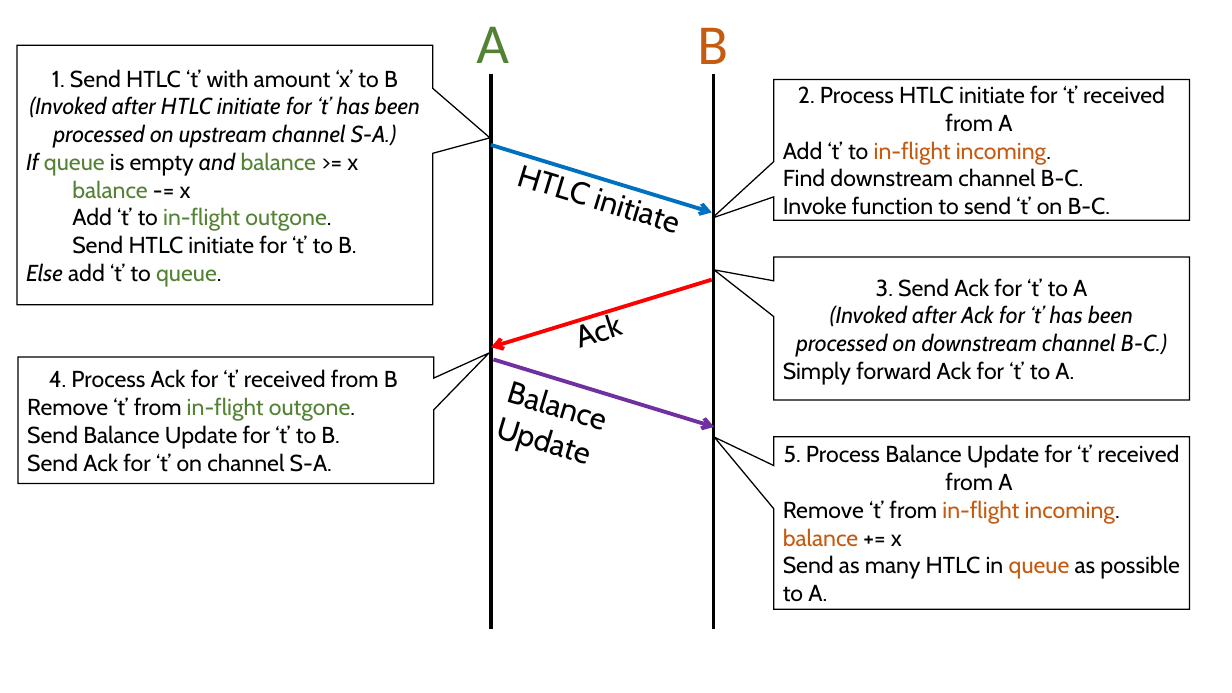
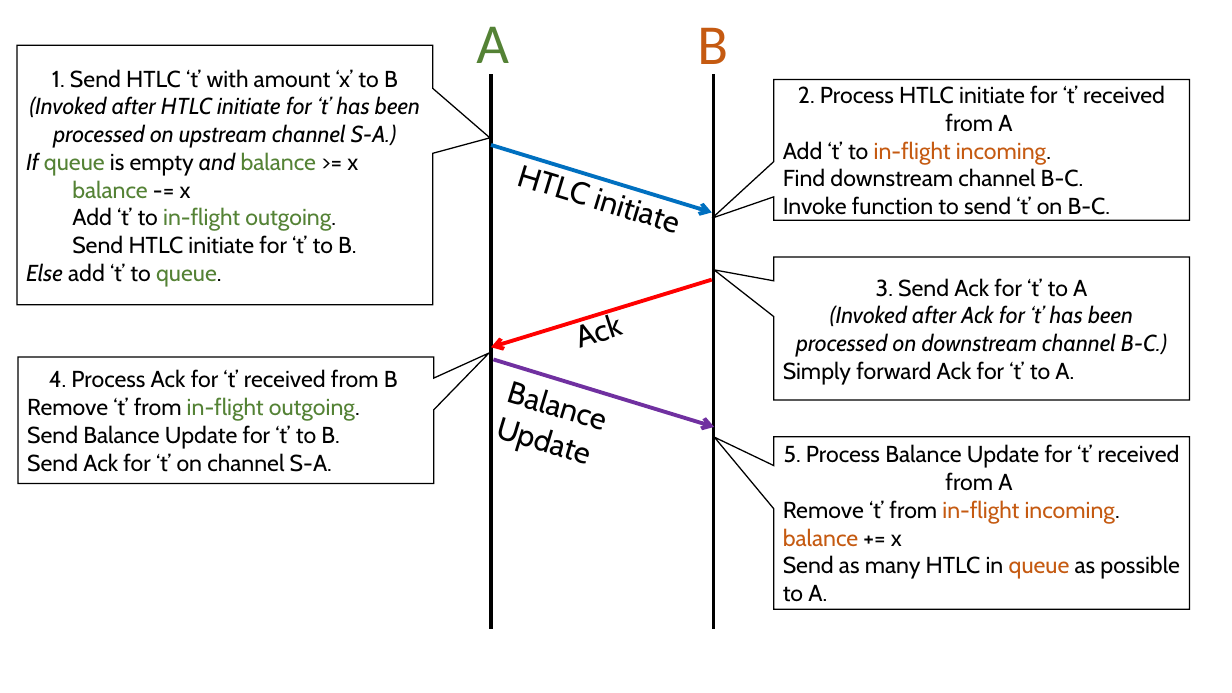
Before and after one commit to spider-pcn/spider_omnet, a slide deck: slide 1 of specs/htlc-ack-diagram.pptx. Drawn at 1232x693 pixels with LibreOffice and Linux fonts; fonts in the diff are those of the drawing. Boxes give left, top, right and bottom in pixels: in the first picture for what was removed or moved away, otherwise in the second. Text is boxed around its words. In the diff, an @@ line names an element or a change of style, - is before the commit and + after.

```diff
--- a/specs/htlc-ack-diagram.pptx
+++ b/specs/htlc-ack-diagram.pptx
@@ text in speech box at box(72, 207, 336, 231): text changed @@
-  Add ‘t’ to in-flight outgone.
+  Add ‘t’ to in-flight outgoing.
@@ text in speech box at box(27, 397, 360, 421): text changed @@
-Remove ‘t’ from in-flight outgone.
+Remove ‘t’ from in-flight outgoing.
```
Also in this commit, not shown: 3 other files.
